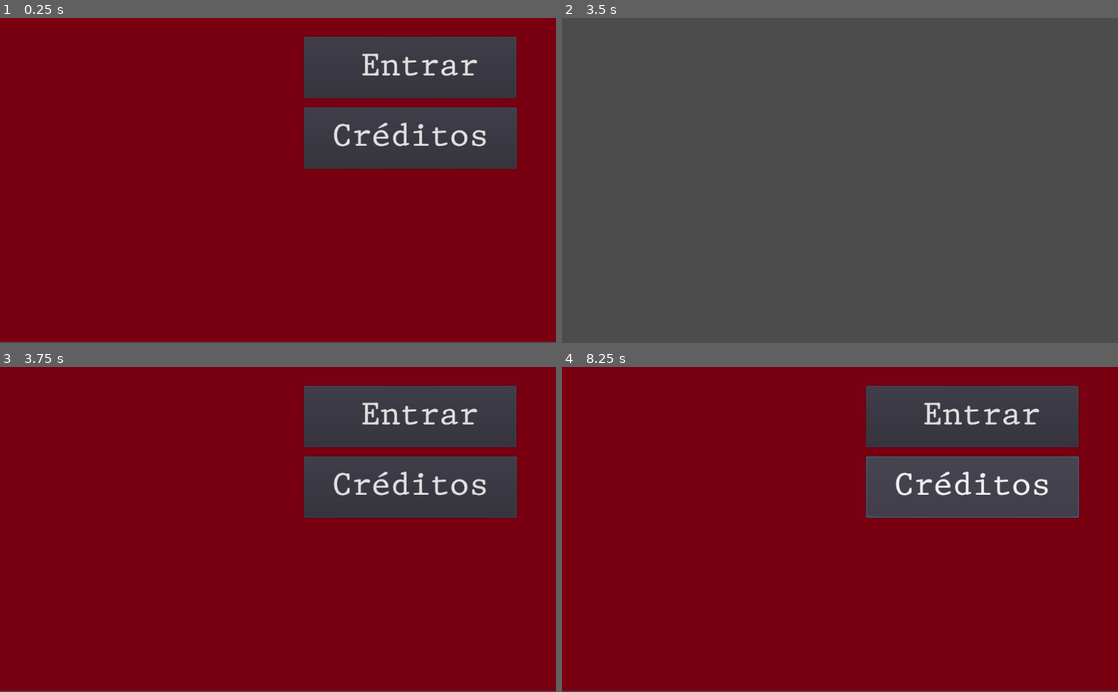
Above: before the commit, frames 1-4 (two rows, left to right).
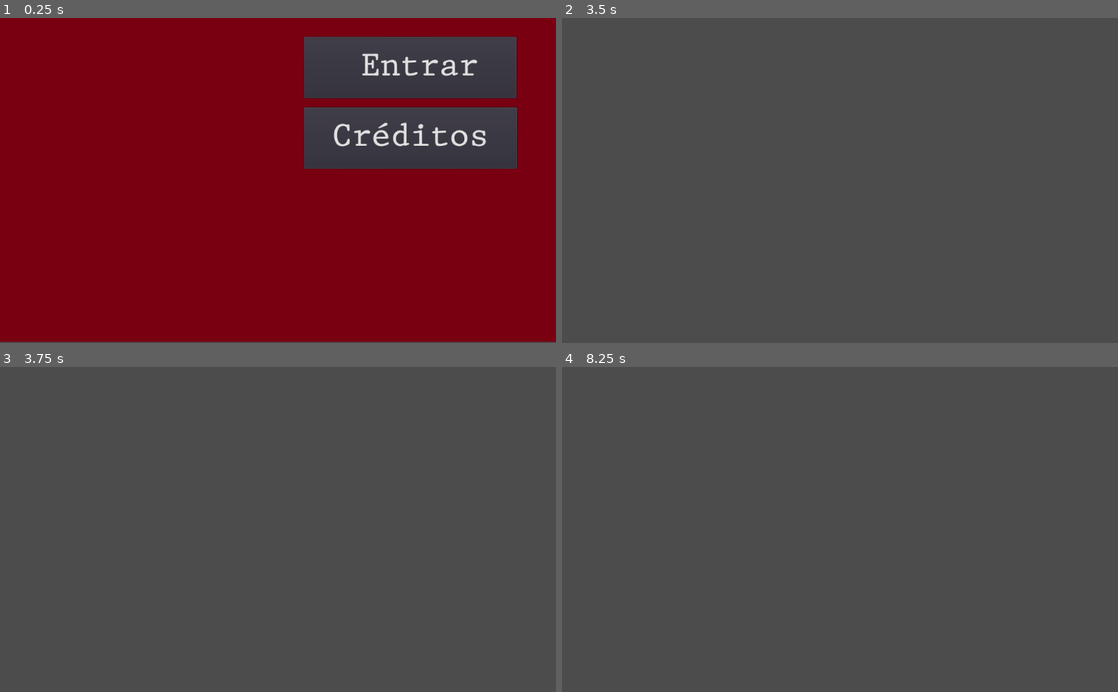
Above: after the commit, the same moments.

Repository: CycloPiStudio/Plantilla_menu
Game: Godot game, scene res://Ejecutable/Menu/Dios/Escena_Dios.tscn
Two runs of this game, one before a commit and one after it. Both use one fixed random seed, a clock stepped at 60 frames per second and the inputs below.
Inputs (mouse positions are in pixels of both pictures, inside the frame that each line leads up to):
- Up to frame 1 (0.25 s): no input
- Up to frame 2 (3.5 s): click "Entrar" at 0.5 s; tap Enter at 1.25, 2.75 s; tap Space at 2 s
- Up to frame 3 (3.75 s): tap Space at 3.5 s
- Up to frame 4 (8.25 s): click (973, 415) at 4.25 s, where only the run before the commit has a clickable "Entrar"; tap Enter at 5 s; tap Space at 5.75 s; click (973, 487) at 8 s, where only the run before the commit has a clickable "Créditos"

Frames 1-2 are identical in both runs. In frame 3, 87% of the frame differs, in the area x 0-100%, y 0-100%; in frame 4, 87%.
Error after the commit: Attempt to call function 'add_child' in base 'null instance' on a null instance. (res://Ejecutable/Juego/Escenarios/Niveles/Nivel1/Nivel1.gd:17)

Commit message:
Ajustes de  menú en el nivel 1

Diff:
--- a/Plantilla_menu/Ejecutable/Juego/Escenarios/Niveles/Nivel1/Nivel1.gd
+++ b/Plantilla_menu/Ejecutable/Juego/Escenarios/Niveles/Nivel1/Nivel1.gd
@@ -1,8 +1,7 @@
 extends Node2D
 
-# Declare member variables here. Examples:
-# var a = 2
-var yy
+var preMenu = load("res://Ejecutable/Menu/Menu_niveles/Escena_menu_niveles.tscn")
+var Menu
 
 # Called when the node enters the scene tree for the first time.
 func _ready():
@@ -14,6 +13,8 @@
 
 
 func _on_Timer_timeout():
-	yy =	get_tree().change_scene("res://Ejecutable/Menu/Menu_entrar/Menu_entrar.tscn")
+	Menu =preMenu.instance()
+	get_node("/root/Nodo_Dios").add_child(Menu)
+	$".".queue_free()
 
 	pass # Replace with function body.
